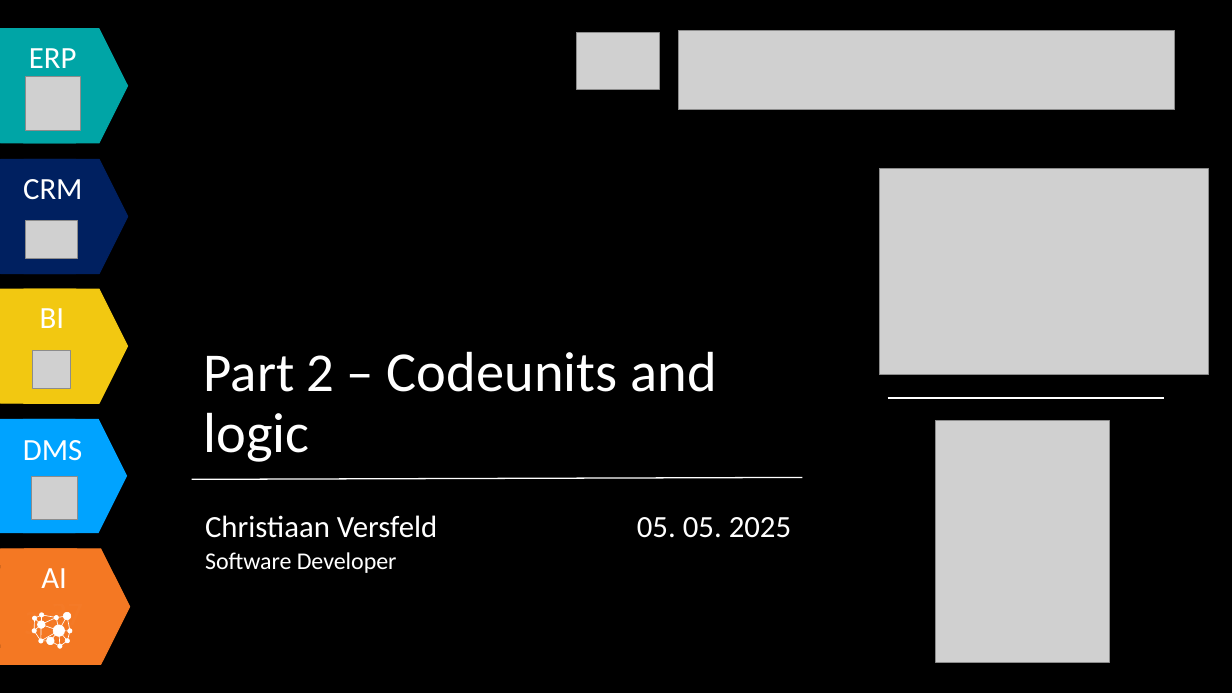
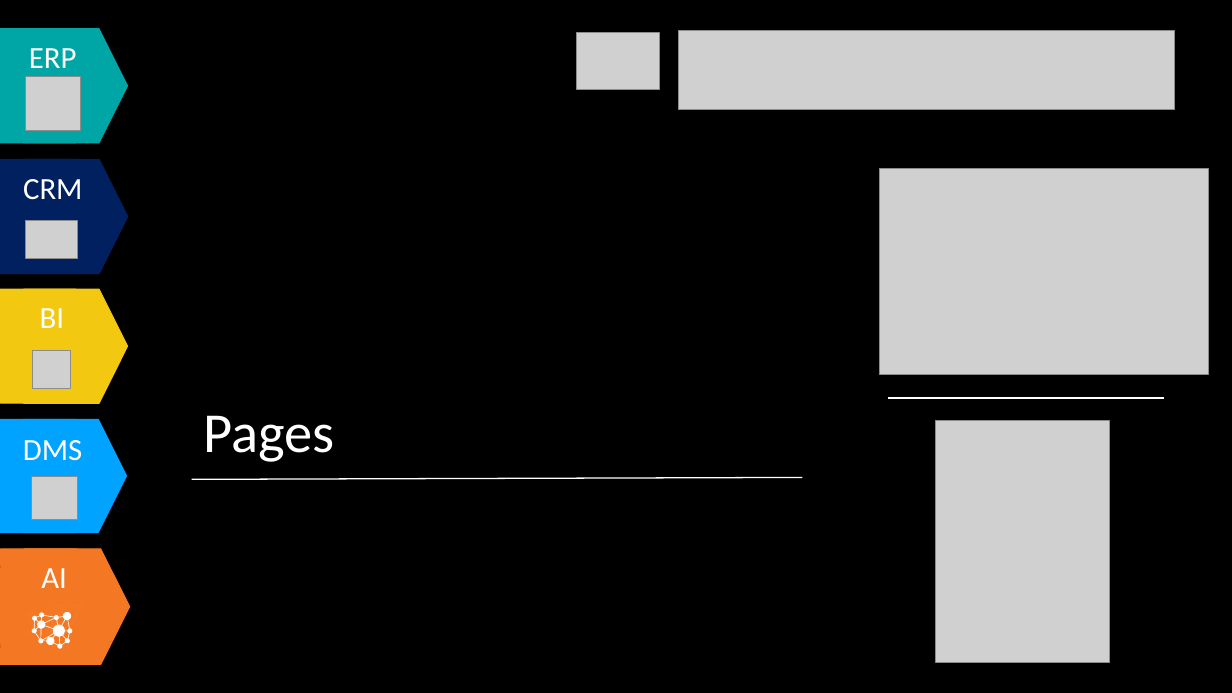
Before and after one commit to Tiffany0160/AdvancedCustomerPage, a slide deck: slide 19 of Document/Business Extension Presentation.pptx (slide 10 before the commit). Drawn at 1232x693 pixels with LibreOffice and Linux fonts; fonts in the diff are those of the drawing; grey boxes stand for pictures. Boxes give left, top, right and bottom in pixels: in the first picture for what was removed or moved away, otherwise in the second. Text is boxed around its words. In the diff, an @@ line names an element or a change of style, - is before the commit and + after.

```diff
--- a/Document/Business Extension Presentation.pptx
+++ b/Document/Business Extension Presentation.pptx
@@ text at box(204, 415, 335, 462): text changed @@
-Part 2 – Codeunits and logic
+Pages
@@ text removed at box(205, 515, 437, 573) @@
-Christiaan Versfeld
-Software Developer
@@ text removed at box(637, 517, 791, 538) @@
-05. 05. 2025
```
Also in this commit, not shown: 14 other slides changed, 17 slides added, 2 other files.
